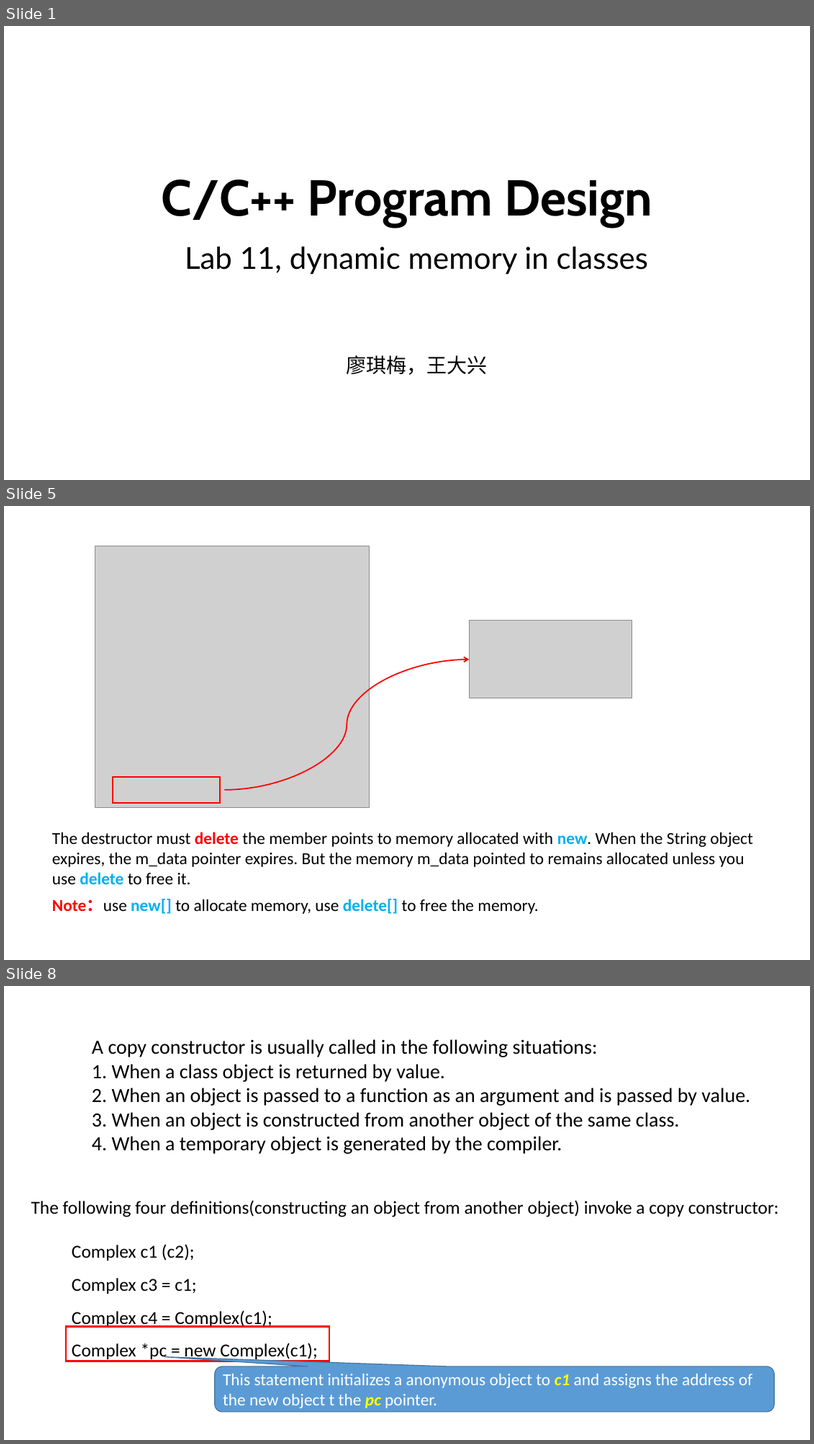
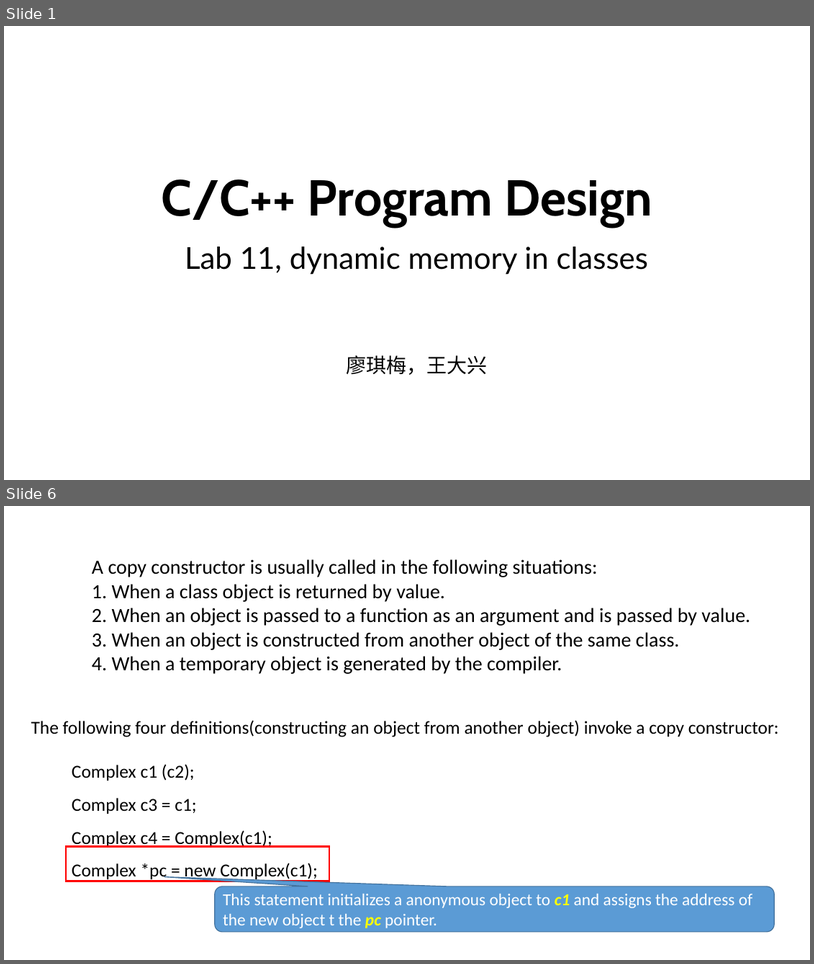
Before and after one commit to ShiqiYu/CPP, a slide deck: week11/Lab11.pptx. Shown one above the other, each under a label of ours: slides 1, 5 and 8 before the commit, slides 1 and 6 after it; the slides between them are not shown. The pictures are 814x1444 and 814x964 pixels, drawn with LibreOffice and Linux fonts; fonts in the diff are those of the drawing; grey boxes stand for pictures; background and template pictures are left out. Boxes give left, top, right and bottom in pixels: in the first picture for what was removed or moved away, otherwise in the second. Text is boxed around its words. In the diff, an @@ line names an element or a change of style, - is before the commit and + after.

```diff
--- a/week11/Lab11.pptx
+++ b/week11/Lab11.pptx
@@ slide 5 removed at <box>4,506,810,960</box>, background #FFFFFF @@
@@ picture removed at <box>95,546,369,808</box> @@
@@ picture removed at <box>469,620,633,698</box> @@
@@ curved arrow removed from (225, 790) to (469, 659) @@
@@ rectangle removed at <box>113,777,220,803</box> @@
@@ text removed at <box>52,831,753,884</box> @@
-  The destructor must delete the member points to memory allocated with new. When the String object expires, the m_data pointer expires. But the memory m_data pointed to remains allocated unless you use delete to free it.
@@ text removed at <box>52,898,538,914</box> @@
-  Note：use new[] to allocate memory, use delete[] to free the memory.
@@ what was slide 8 is now slide 6 @@
```
Also in this commit, not shown: 2 slides changed, 2 slides added, 13 other slides removed.
